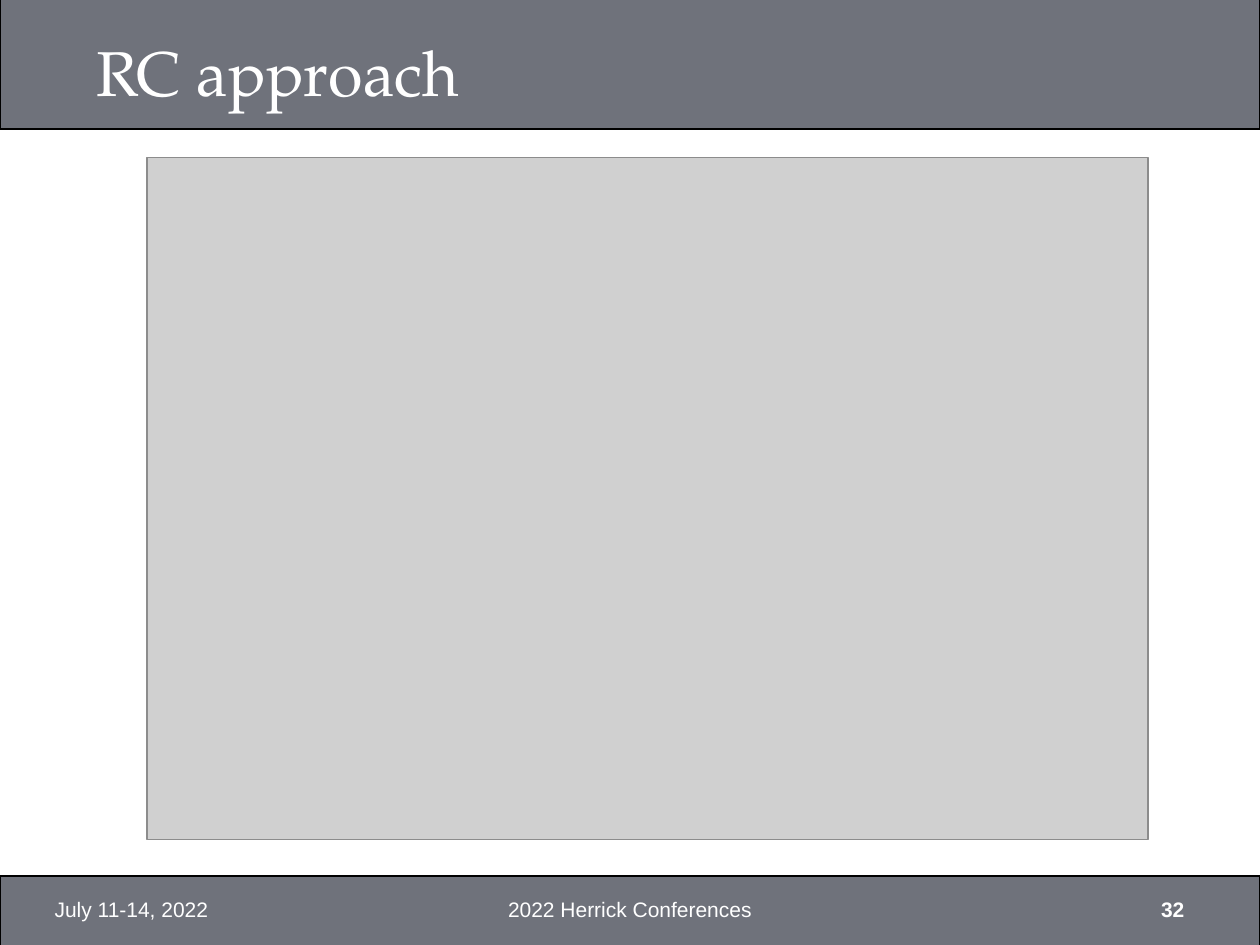
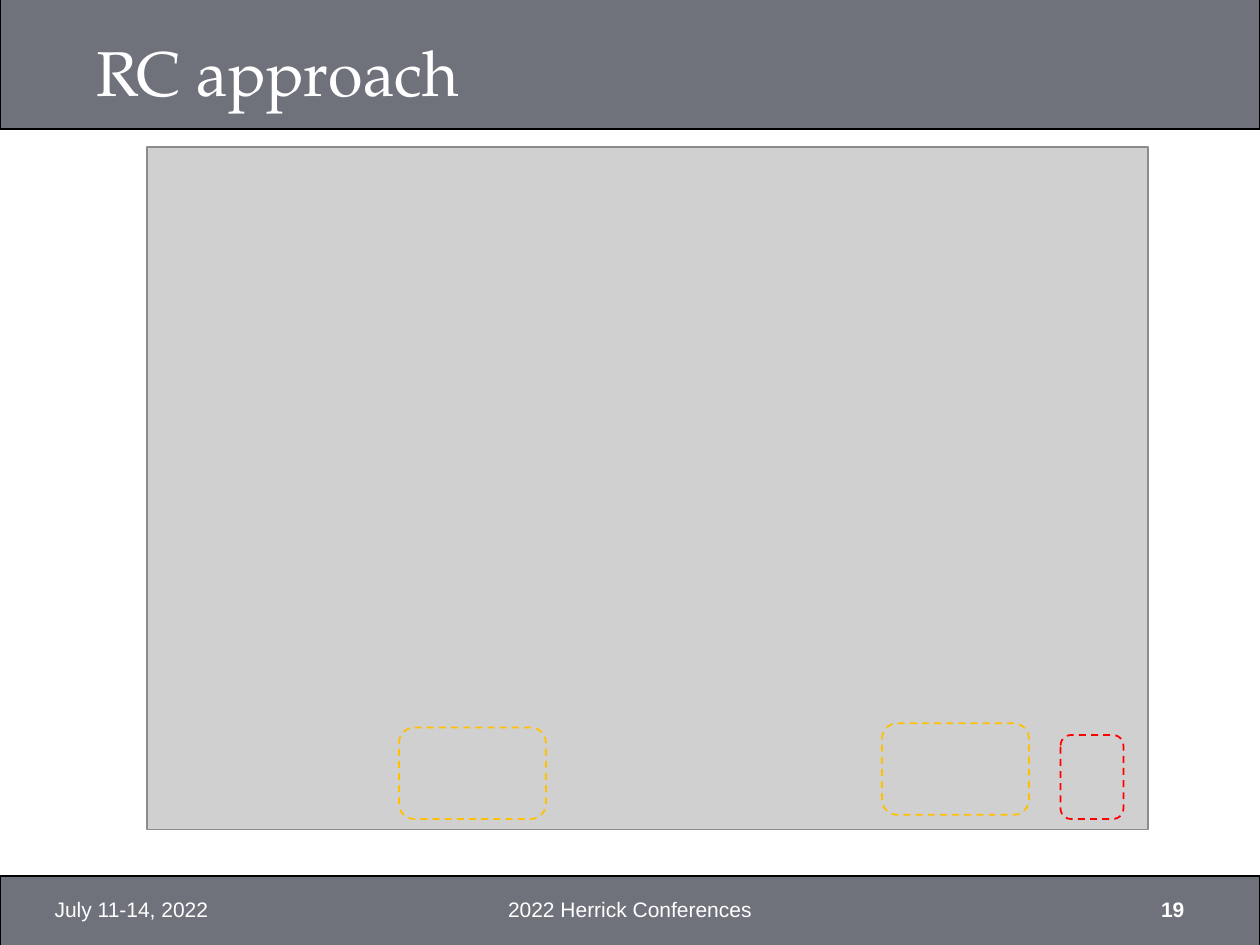
Before and after one commit to xixihaha1995/Hybrid_RC_GGMR, a slide deck: slide 19 of Final/TODO_Recordings.pptx (slide 32 before the commit). Drawn at 1260x945 pixels with LibreOffice and Linux fonts; fonts in the diff are those of the drawing; grey boxes stand for pictures; background and template pictures are left out. Boxes give left, top, right and bottom in pixels: in the first picture for what was removed or moved away, otherwise in the second. Text is boxed around its words. In the diff, an @@ line names an element or a change of style, - is before the commit and + after.

```diff
--- a/Final/TODO_Recordings.pptx
+++ b/Final/TODO_Recordings.pptx
@@ picture: place and size @@
-picture at bbox=[147, 158, 1148, 839]
+picture at bbox=[147, 147, 1148, 829]
@@ rounded rectangle added at bbox=[399, 727, 547, 819], outline #FFC000 1 pt dashed @@
@@ rounded rectangle added at bbox=[882, 723, 1029, 815], outline #FFC000 1 pt dashed @@
@@ rounded rectangle added at bbox=[1061, 735, 1124, 819], outline #FF0000 1 pt dashed @@
@@ page number at bbox=[1161, 902, 1184, 917]: text changed @@
-32
+19
```
Also in this commit, not shown: 19 other slides changed, 17 slides removed, 2 other files.
